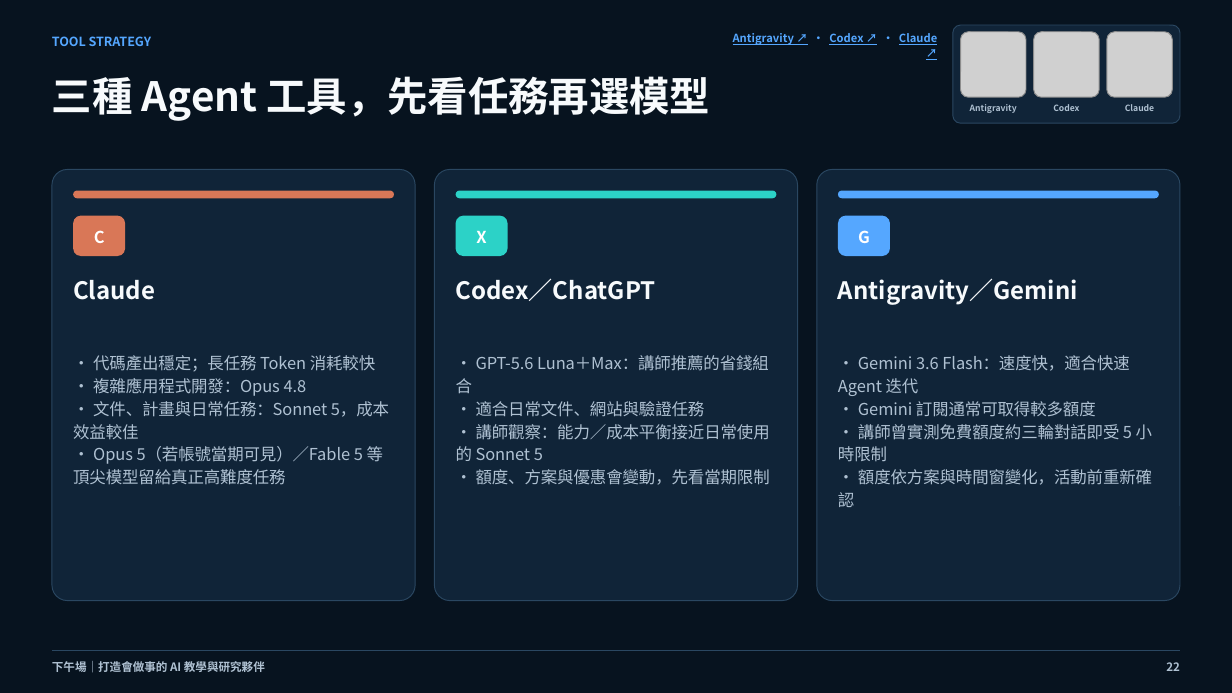
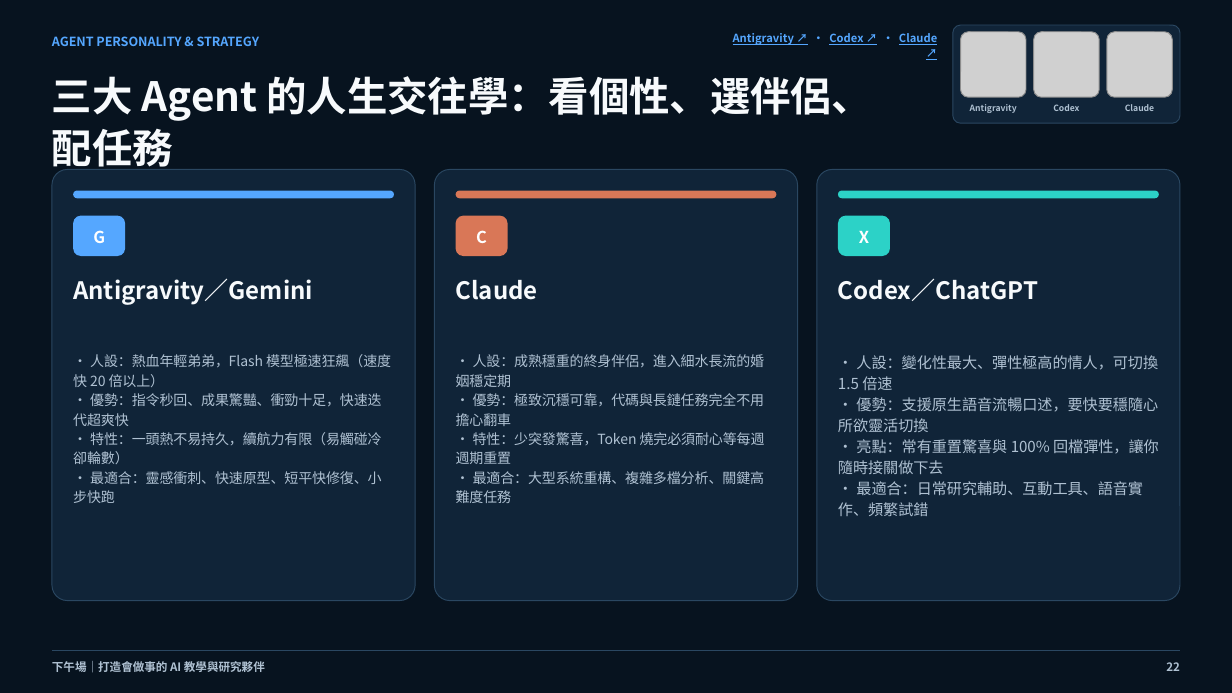
Before and after one commit to cagoooo/ncu-ai-agent-workshop-20260826, a slide deck: slide 22 of 01_簡報/下午場_打造會做事的AI教學與研究夥伴_資料分析實戰_20260826.pptx. Drawn at 1232x693 pixels with LibreOffice and Linux fonts; fonts in the diff are those of the drawing; grey boxes stand for pictures. Boxes give left, top, right and bottom in pixels: in the first picture for what was removed or moved away, otherwise in the second. Text is boxed around its words. In the diff, an @@ line names an element or a change of style, - is before the commit and + after.

Commit message:
✨ 優化下午場簡報：新增三大 Agent 人生交往學比喻與選型心法 (v2026.08.16.33)

```diff
--- a/01_簡報/下午場_打造會做事的AI教學與研究夥伴_資料分析實戰_20260826.pptx
+++ b/01_簡報/下午場_打造會做事的AI教學與研究夥伴_資料分析實戰_20260826.pptx
@@ text at [52,36,259,46]: text changed @@
-TOOL STRATEGY
+AGENT PERSONALITY & STRATEGY
@@ text at [52,76,871,172]: text changed @@
-三種 Agent 工具，先看任務再選模型
+三大 Agent 的人生交往學：看個性、選伴侶、配任務
@@ rounded rectangle at [73,190,394,198]: fill #D97757 to #55A7FF @@
@@ rounded rectangle at [456,190,776,198]: fill #2CD2C7 to #D97757 @@
@@ rounded rectangle at [838,190,1159,198]: fill #55A7FF to #2CD2C7 @@
@@ rounded rectangle "G" at [73,215,125,256]: fill #D97757 to #55A7FF @@
@@ text in rounded rectangle at [93,230,105,243]: text changed @@
-C
+G
@@ rounded rectangle "C" at [456,215,507,256]: fill #2CD2C7 to #D97757 @@
@@ text in rounded rectangle at [476,230,487,243]: text changed @@
-X
+C
@@ rounded rectangle "X" at [838,215,890,256]: fill #55A7FF to #2CD2C7 @@
@@ text in rounded rectangle at [859,231,869,243]: text changed @@
-G
+X
@@ text at [73,278,313,305]: text changed @@
-Claude
+Antigravity／Gemini
@@ text at [456,280,538,300]: text changed @@
-Codex／ChatGPT
+Claude
@@ text at [838,278,1038,301]: text changed @@
-Antigravity／Gemini
+Codex／ChatGPT
@@ text at [73,354,391,503]: text changed; size 12.8 to 10.9 pt @@
-• 代碼產出穩定；長任務 Token 消耗較快
-• 複雜應用程式開發：Opus 4.8
-• 文件、計畫與日常任務：Sonnet 5，成本效益較佳
-• Opus 5（若帳號當期可見）／Fable 5 等頂尖模型留給真正高難度任務
+• 人設：熱血年輕弟弟，Flash 模型極速狂飆（速度快 20 倍以上）
+• 優勢：指令秒回、成果驚豔、衝勁十足，快速迭代超爽快
+• 特性：一頭熱不易持久，續航力有限（易觸碰冷卻輪數）
+• 最適合：靈感衝刺、快速原型、短平快修復、小步快跑
@@ text at [456,354,765,503]: text changed; size 12.8 to 10.9 pt @@
-• GPT-5.6 Luna＋Max：講師推薦的省錢組合
-• 適合日常文件、網站與驗證任務
-• 講師觀察：能力／成本平衡接近日常使用的 Sonnet 5
-• 額度、方案與優惠會變動，先看當期限制
+• 人設：成熟穩重的終身伴侶，進入細水長流的婚姻穩定期
+• 優勢：極致沉穩可靠，代碼與長鏈任務完全不用擔心翻車
+• 特性：少突發驚喜，Token 燒完必須耐心等每週週期重置
+• 最適合：大型系統重構、複雜多檔分析、關鍵高難度任務
@@ text at [838,355,1159,516]: text changed; size 12.8 to 11.8 pt @@
-• Gemini 3.6 Flash：速度快，適合快速 Agent 迭代
-• Gemini 訂閱通常可取得較多額度
-• 講師曾實測免費額度約三輪對話即受 5 小時限制
-• 額度依方案與時間窗變化，活動前重新確認
+• 人設：變化性最大、彈性極高的情人，可切換 1.5 倍速
+• 優勢：支援原生語音流暢口述，要快要穩隨心所欲靈活切換
+• 亮點：常有重置驚喜與 100% 回檔彈性，讓你隨時接關做下去
+• 最適合：日常研究輔助、互動工具、語音實作、頻繁試錯
```
Also in this commit, not shown: 14 other files.
